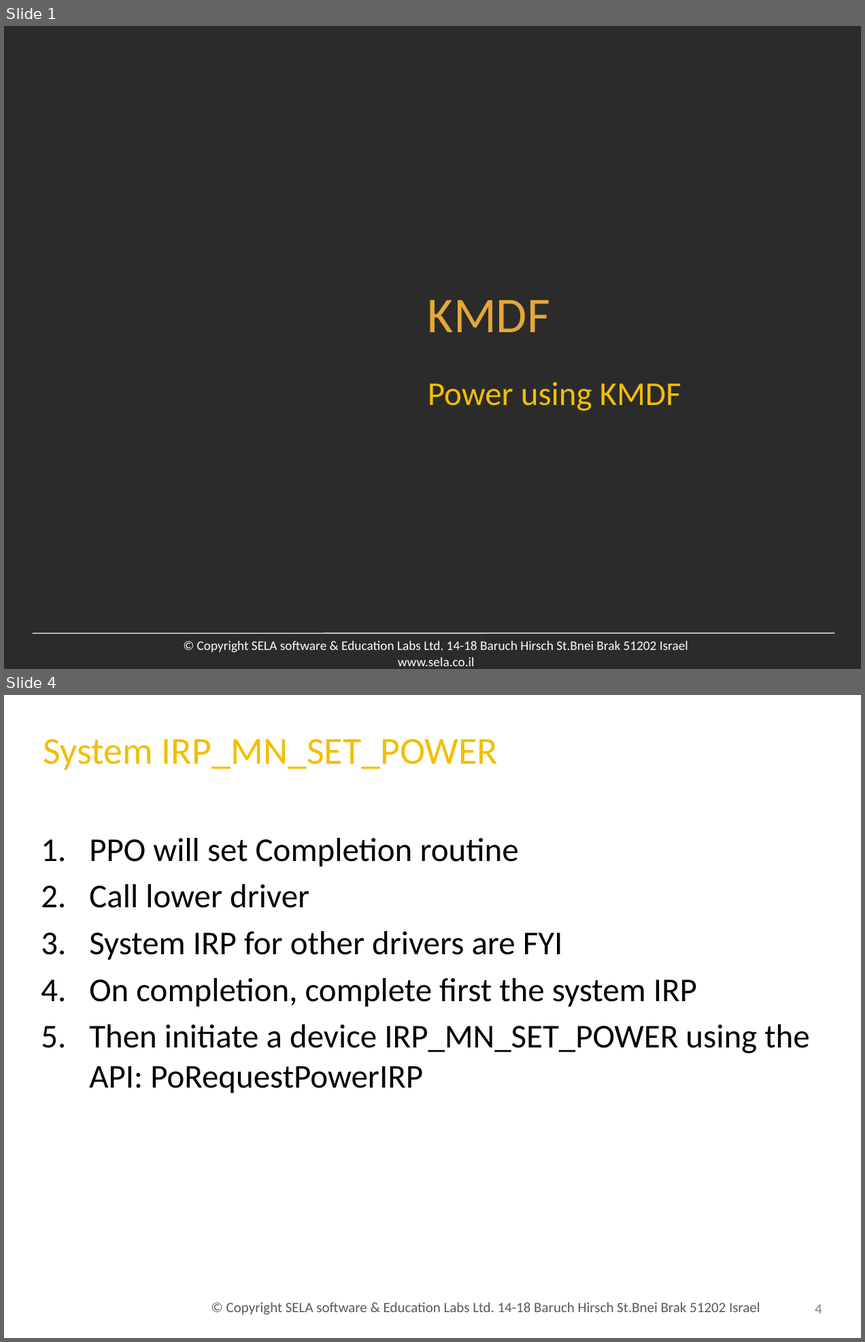
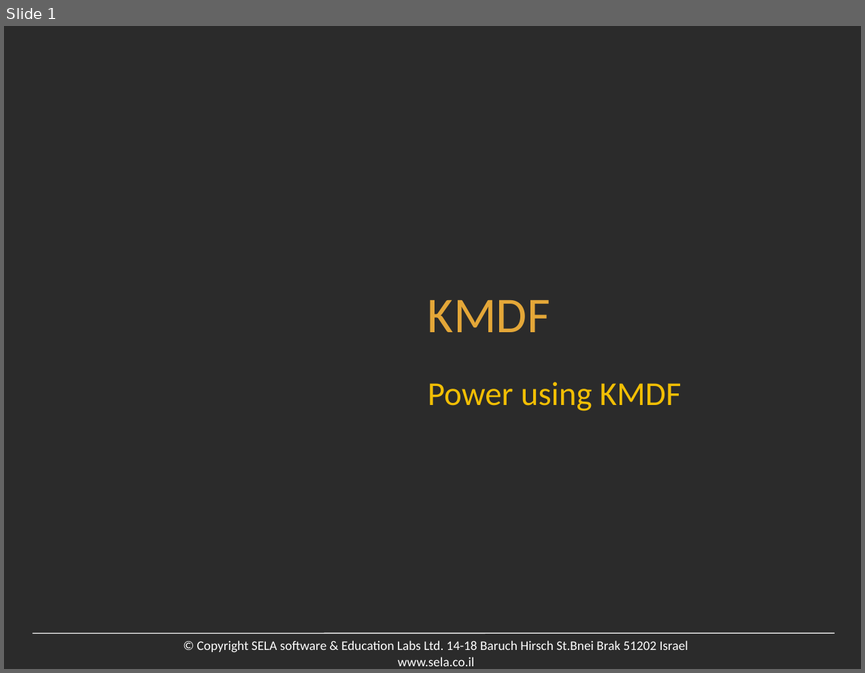
Before and after one commit to uri247/Projects, a slide deck: pmgmt/Pow005.Kmdf.pptx. Shown one above the other, each under a label of ours: slides 1 and 4 before the commit, slide 1 after it; the slides between them are not shown. The pictures are 865x1342 and 865x673 pixels, drawn with LibreOffice and Linux fonts; fonts in the diff are those of the drawing; background and template pictures are left out; a plain dark background stands for a picture behind light text. Boxes give left, top, right and bottom in pixels: in the first picture for what was removed or moved away, otherwise in the second. Text is boxed around its words. In the diff, an @@ line names an element or a change of style, - is before the commit and + after.

```diff
--- a/pmgmt/Pow005.Kmdf.pptx
+++ b/pmgmt/Pow005.Kmdf.pptx
@@ slide 4 removed at [4, 695, 861, 1338], background picture (left out) @@
@@ title removed at [43, 739, 498, 770] @@
-System IRP_MN_SET_POWER
@@ text removed at [89, 838, 809, 1093] @@
-1. PPO will set Completion routine
-2. Call lower driver
-3. System IRP for other drivers are FYI
-4. On completion, complete first the system IRP
-5. Then initiate a device IRP_MN_SET_POWER using the API: PoRequestPowerIRP
@@ text removed at [226, 1302, 760, 1314] @@
-© Copyright SELA software & Education Labs Ltd. 14-18 Baruch Hirsch St.Bnei Brak 51202 Israel
@@ page number removed at [815, 1304, 822, 1313] @@
-4
```
Also in this commit, not shown: 3 other slides removed, 8 other files.
